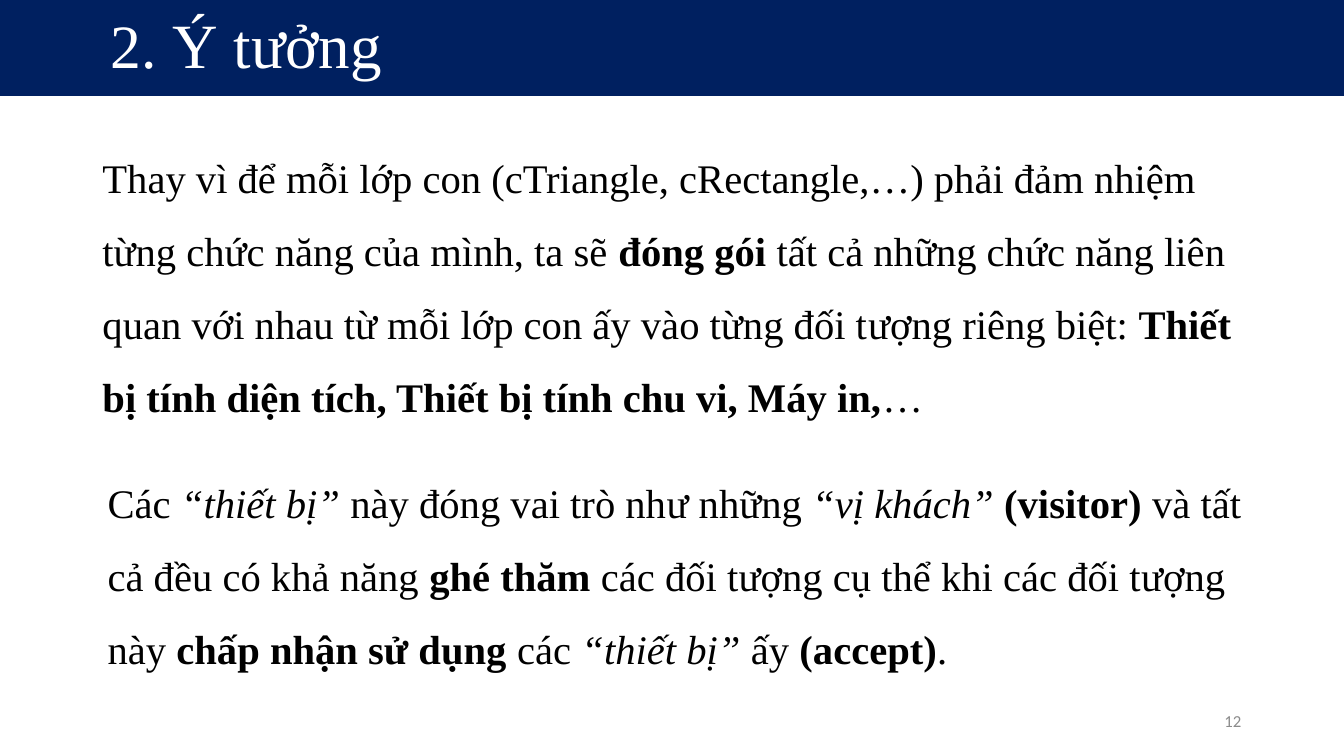
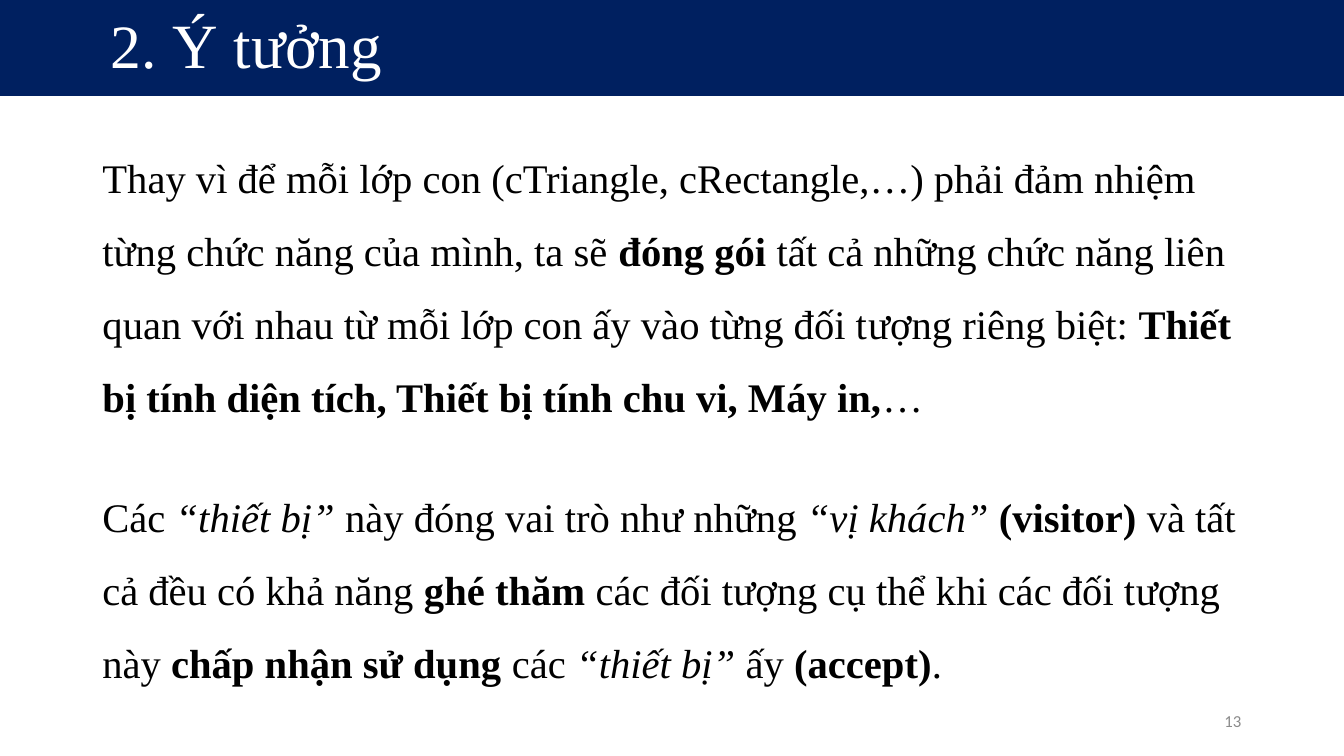
Before and after one commit to kieuconghau/lthdt-18clc1-09, a slide deck: slide 13 of Design Patterns/Design Patterns [Official]/Visitor/Visitor Design Pattern [Official].pptx (slide 12 before the commit). Drawn at 1344x756 pixels with LibreOffice and Linux fonts; fonts in the diff are those of the drawing. Boxes give left, top, right and bottom in pixels: in the first picture for what was removed or moved away, otherwise in the second. Text is boxed around its words. In the diff, an @@ line names an element or a change of style, - is before the commit and + after.

Commit message:
Visitor (remain: 9)

```diff
--- a/Design Patterns/Design Patterns [Official]/Visitor/Visitor Design Pattern [Official].pptx
+++ b/Design Patterns/Design Patterns [Official]/Visitor/Visitor Design Pattern [Official].pptx
@@ text "Các “thiết bị” này đóng ...": place and size @@
-text "Các “thiết bị” này đóng ..." at [108, 488, 1242, 672]
+text "Các “thiết bị” này đóng ..." at [102, 502, 1236, 686]
@@ page number at [1224, 716, 1241, 727]: text changed @@
-12
+13
```
Also in this commit, not shown: 12 other slides changed, 4 slides added, 3 slides removed, 3 other files.
